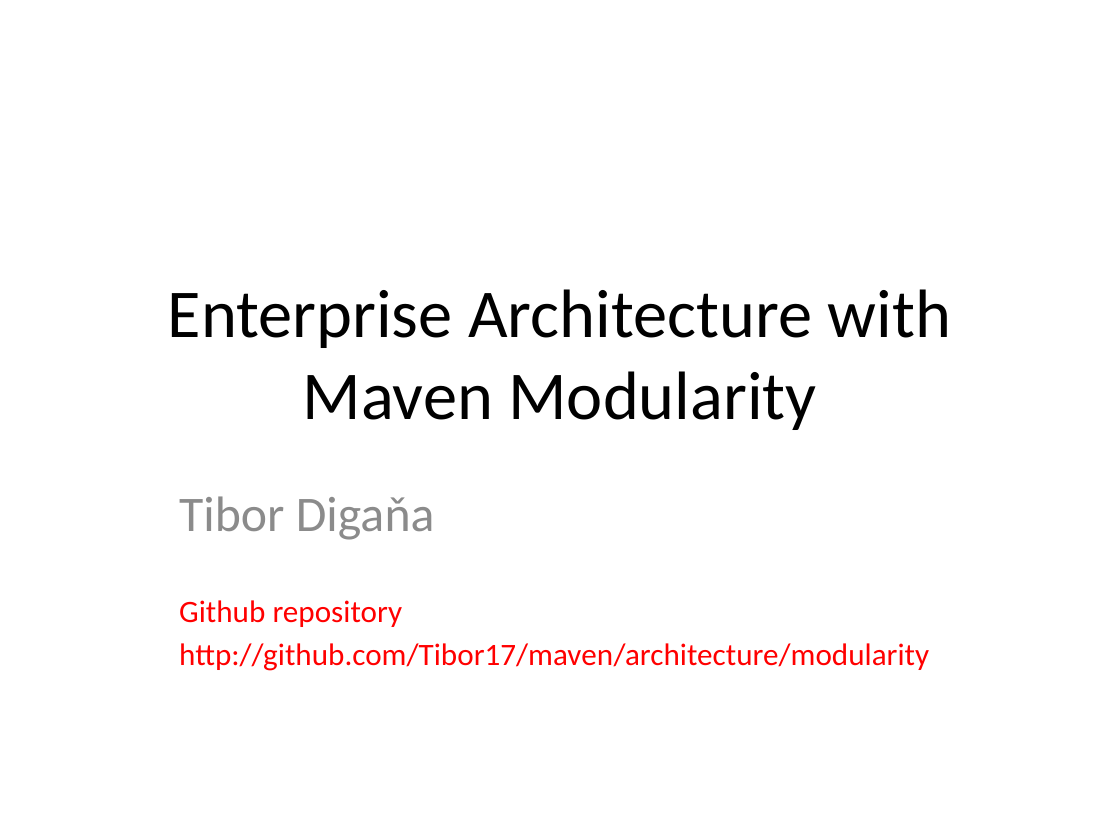
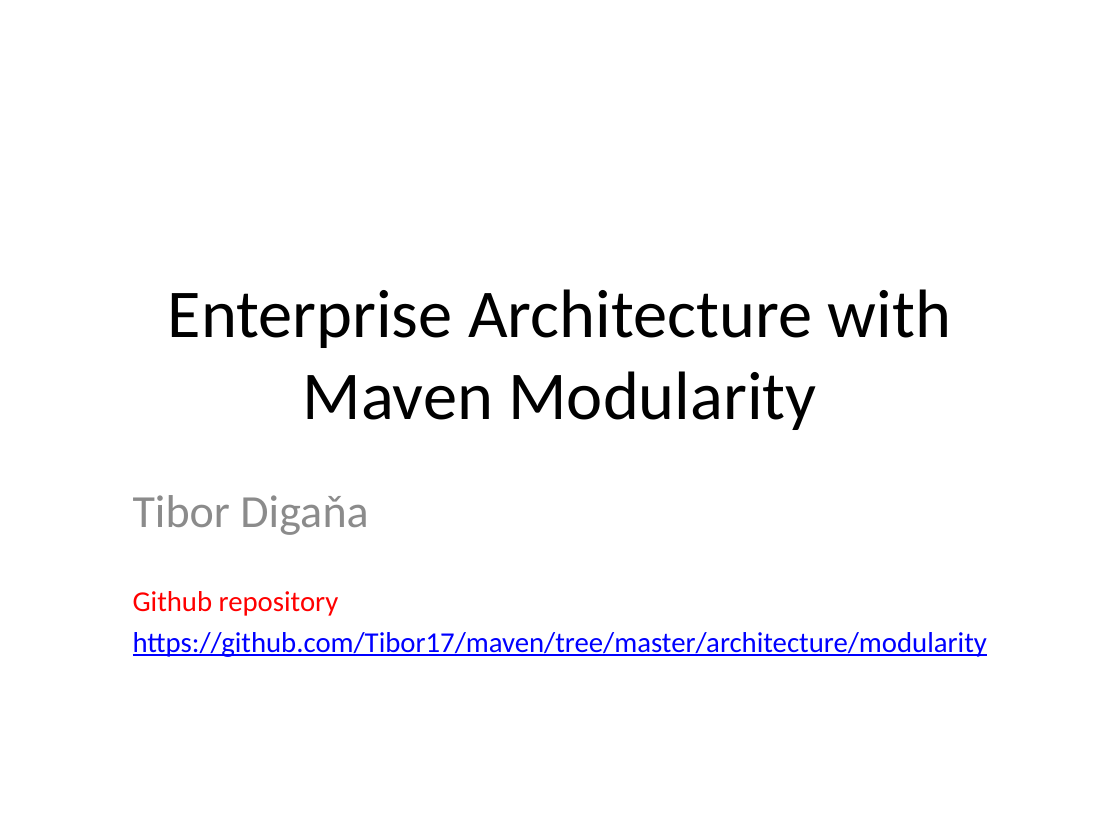
Before and after one commit to jonasalfthan/maven, a slide deck: slide 1 of architecture/modularity/modularity.pptx. Drawn at 1120x840 pixels with LibreOffice and Linux fonts; fonts in the diff are those of the drawing. Boxes give left, top, right and bottom in pixels: in the first picture for what was removed or moved away, otherwise in the second. Text is boxed around its words. In the diff, an @@ line names an element or a change of style, - is before the commit and + after.

Commit message:
modified to real links on github

```diff
--- a/architecture/modularity/modularity.pptx
+++ b/architecture/modularity/modularity.pptx
@@ subtitle "Tibor Digaňa": place and size @@
-subtitle "Tibor Digaňa" at [179,496,929,671]
+subtitle "Tibor Digaňa" at [133,495,987,657]
@@ subtitle at [133,495,368,616]: size 32 to 29.6 pt in "Tibor Digaňa"; size 20 to 18.5 pt in "Github repository" @@
@@ subtitle at [133,632,987,657]: text changed; size 20 to 18.5 pt; text colour #FF0000 to #0000FF @@
-http://github.com/Tibor17/maven/architecture/modularity
+https://github.com/Tibor17/maven/tree/master/architecture/modularity
```
Also in this commit, not shown: 1 other file.
